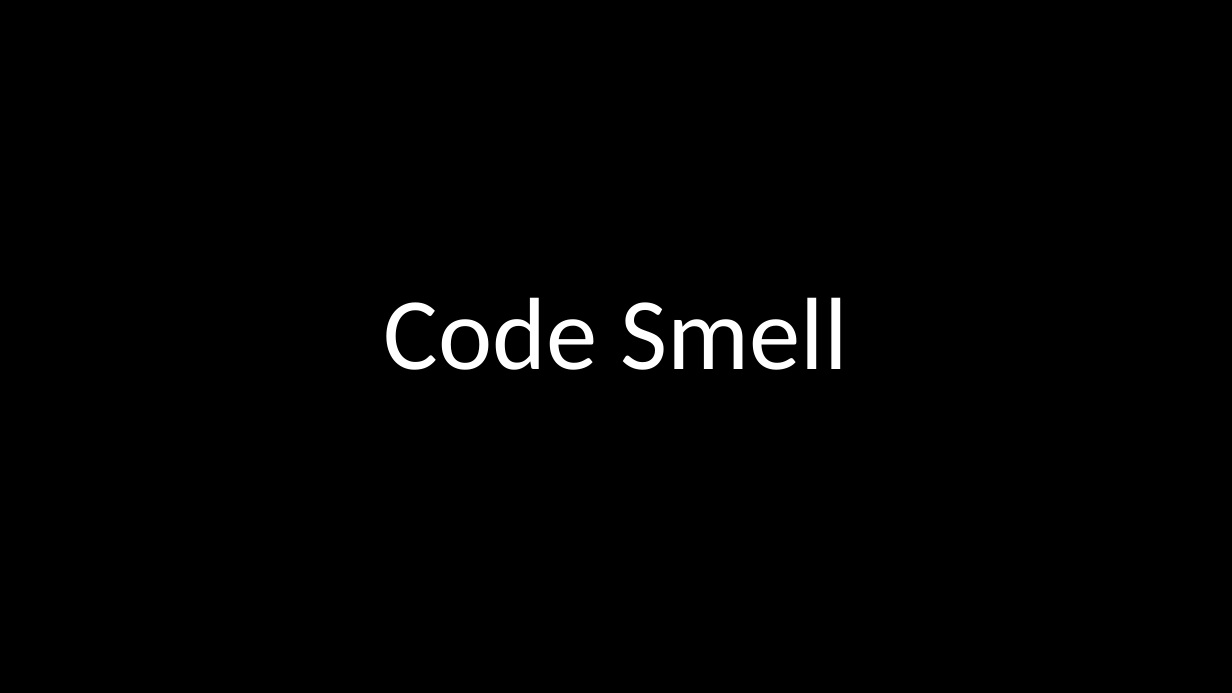
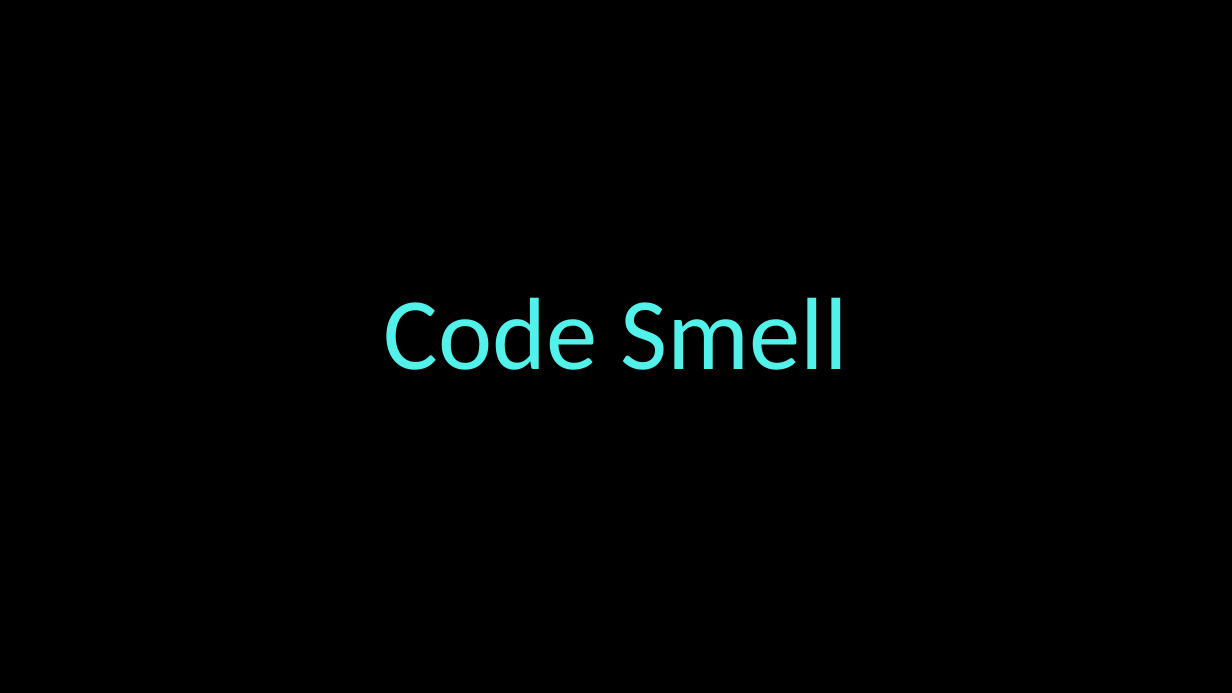
Before and after one commit to likesm0887/2019_HappyCamp_C-_Example, a slide deck: slide 5 of Code Smell.pptx (slide 1 before the commit). Drawn at 1232x693 pixels with LibreOffice and Linux fonts; fonts in the diff are those of the drawing. Boxes give left, top, right and bottom in pixels: in the first picture for what was removed or moved away, otherwise in the second. Text is boxed around its words. In the diff, an @@ line names an element or a change of style, - is before the commit and + after.

```diff
--- a/Code Smell.pptx
+++ b/Code Smell.pptx
@@ title "Code Smell" at (x1=384, y1=297, x2=848, y2=370): text colour #FFFFFF to #52F2EA @@
```
Also in this commit, not shown: 1 other slide changed, 4 slides added, 2 other files.
